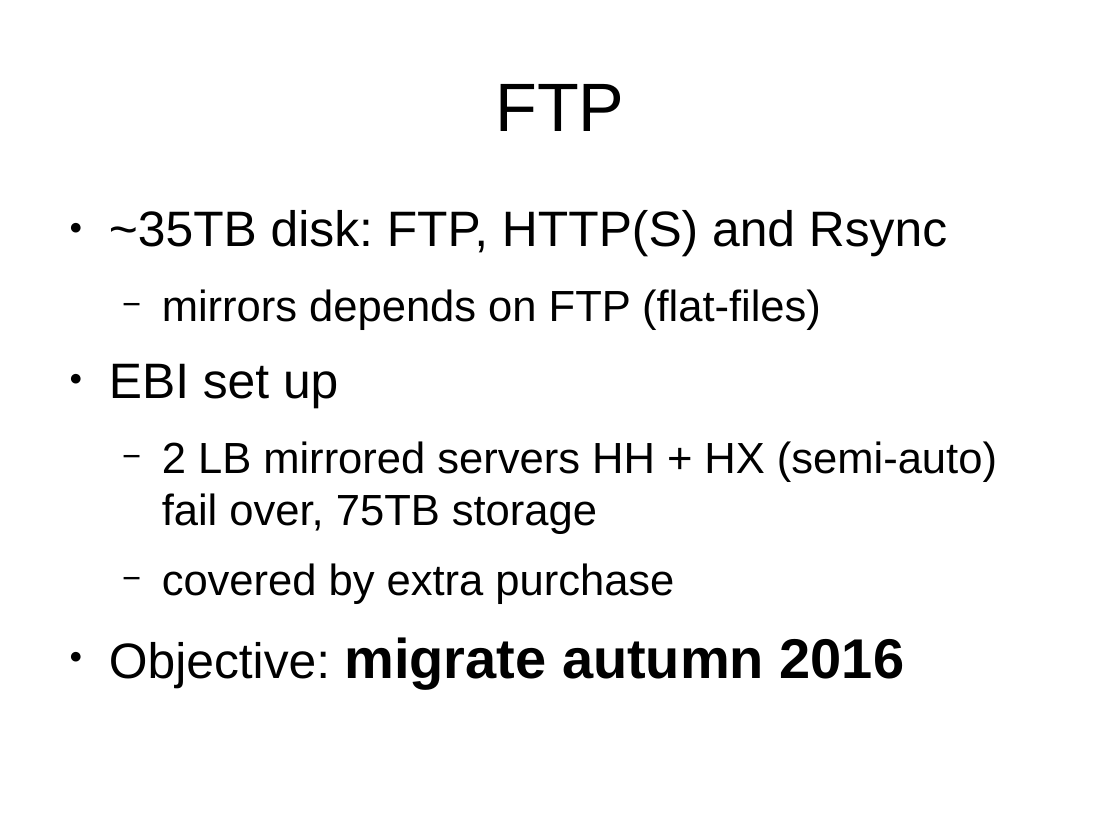
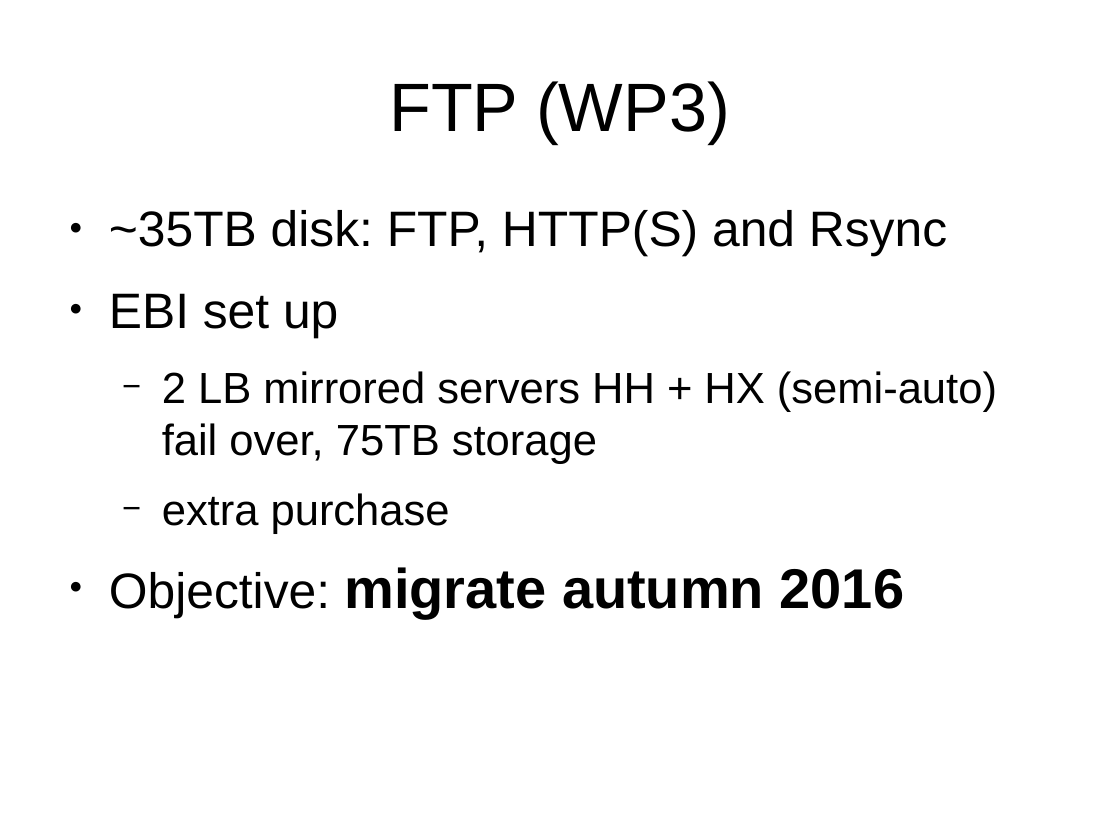
Before and after one commit to avullo/ensembl-migration-pm, a slide deck: slide 21 of data-review-10-16/talk.odp. Drawn at 1120x840 pixels with LibreOffice and Linux fonts; fonts in the diff are those of the drawing; background and template pictures are left out. Boxes give left, top, right and bottom in pixels: in the first picture for what was removed or moved away, otherwise in the second. Text is boxed around its words. In the diff, an @@ line names an element or a change of style, - is before the commit and + after.

```diff
--- a/data-review-10-16/talk.odp
+++ b/data-review-10-16/talk.odp
@@ title at [389, 81, 730, 143]: text changed @@
-FTP
+FTP (WP3)
@@ text at [162, 289, 821, 330]: paragraph removed @@
-  − mirrors depends on FTP (flat-files)
@@ text at [162, 493, 450, 534]: text changed @@
-  − covered by extra purchase
+  − extra purchase
```
Also in this commit, not shown: 12 other slides changed.
